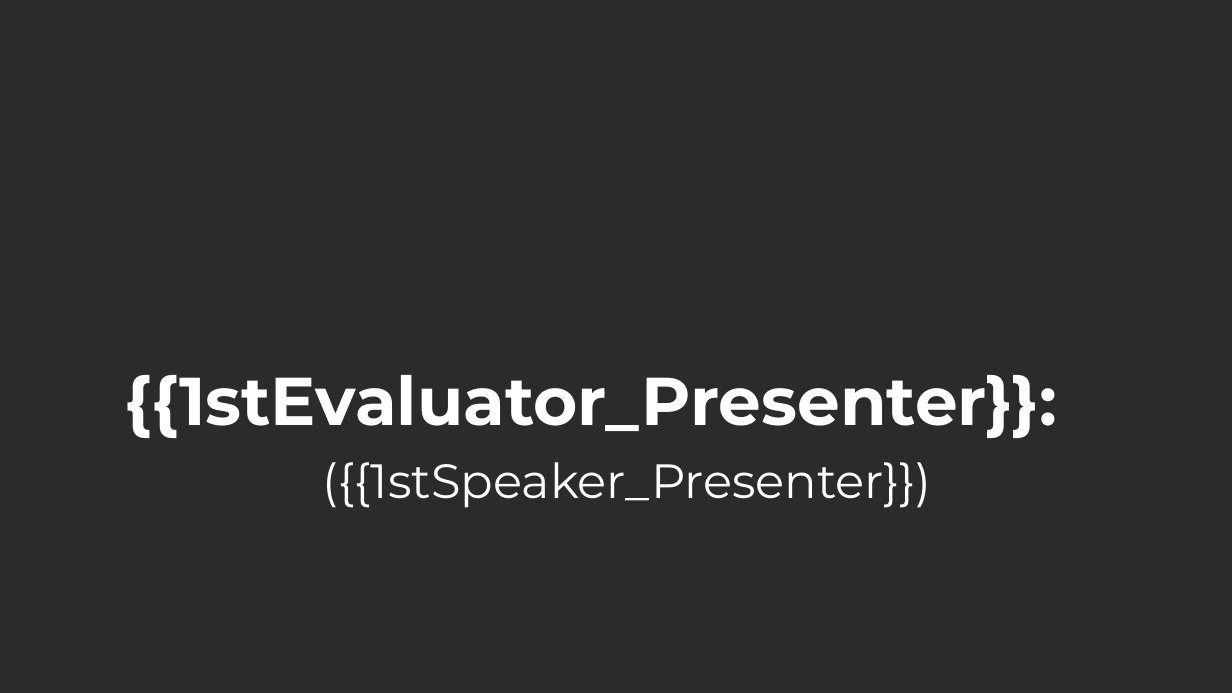
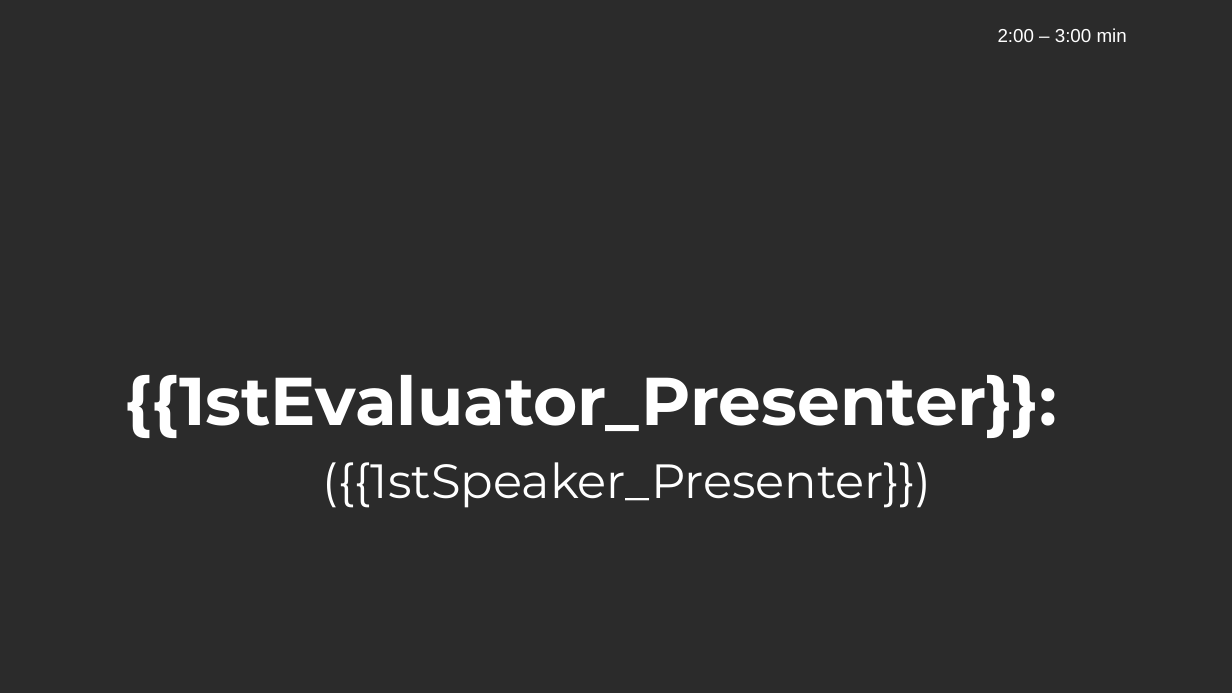
Before and after one commit to haakoaho/EasySpeakTemplate, a slide deck: slide 18 of template.odp. Drawn at 1232x693 pixels with LibreOffice and Linux fonts; fonts in the diff are those of the drawing; background and template pictures are left out; a plain dark background stands for a picture behind light text. Boxes give left, top, right and bottom in pixels: in the first picture for what was removed or moved away, otherwise in the second. Text is boxed around its words. In the diff, an @@ line names an element or a change of style, - is before the commit and + after.

```diff
--- a/template.odp
+++ b/template.odp
@@ text added at <box>998,28,1127,42</box>, 25 pt, text #FFFFFF @@
+2:00 – 3:00 min
```
Also in this commit, not shown: 6 other slides changed, 1 slide added, 1 slide removed, 1 other file.
